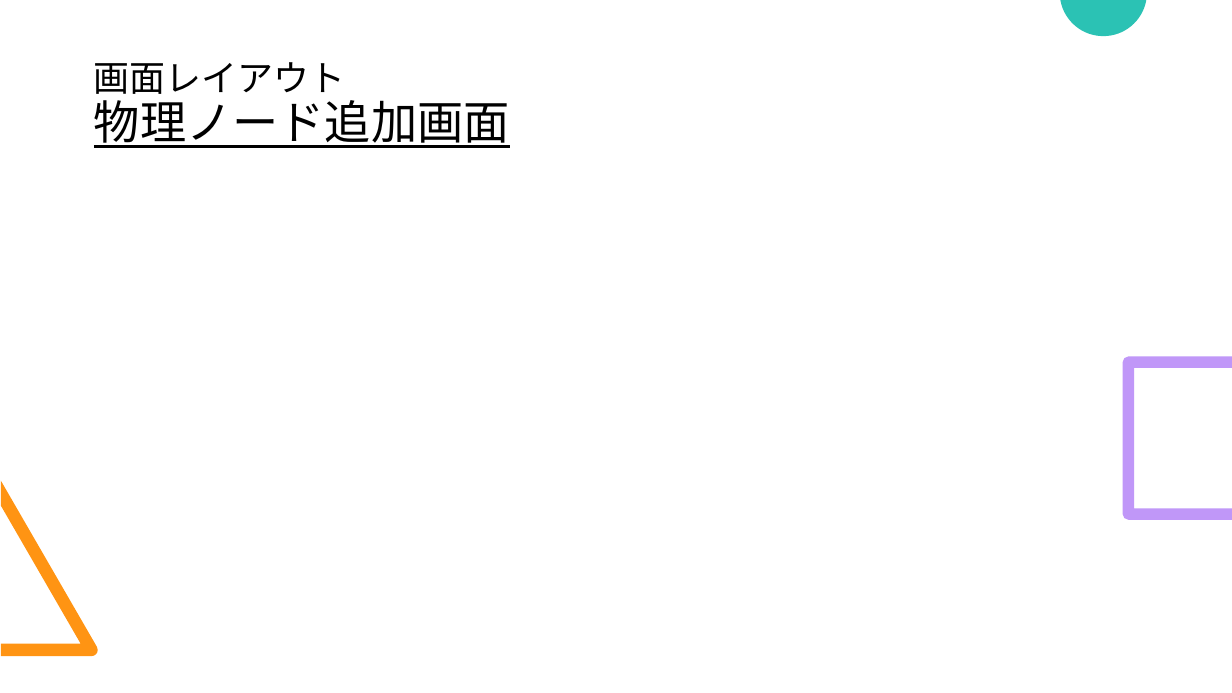
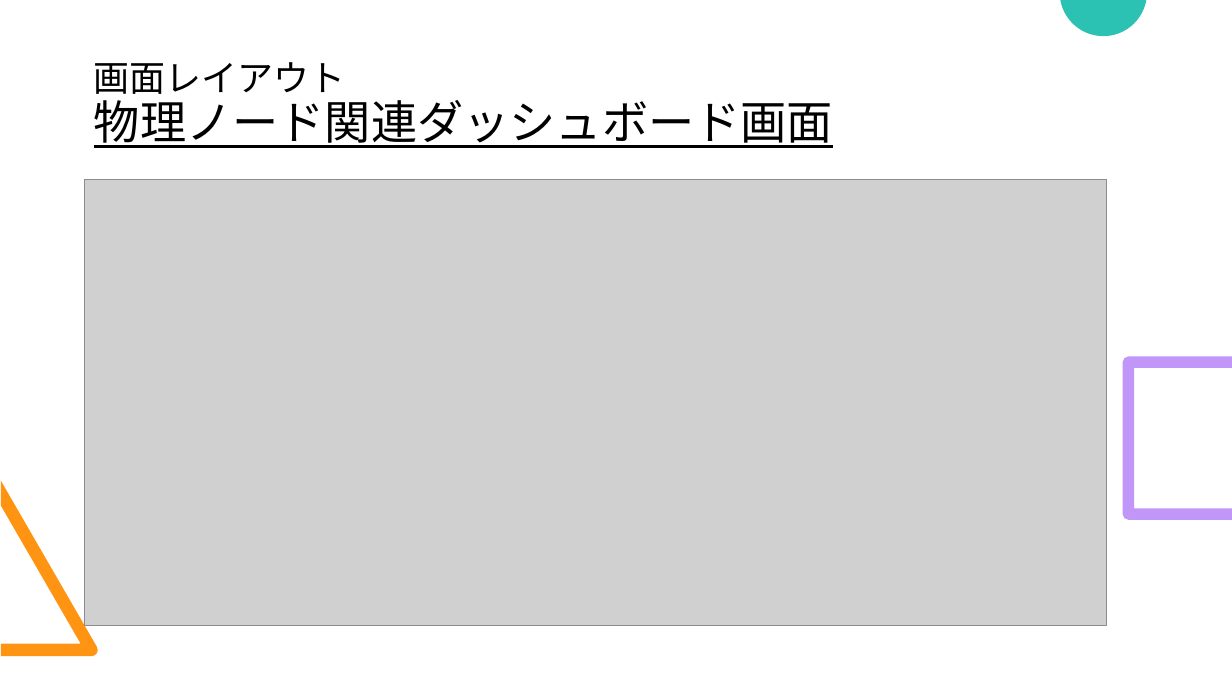
Before and after one commit to okkass/Kamata-Cloud-Infrastructure, a slide deck: slide 8 of docs/2025_0725_発表用スライド.pptx. Drawn at 1232x693 pixels with LibreOffice and Linux fonts; fonts in the diff are those of the drawing; grey boxes stand for pictures. Boxes give left, top, right and bottom in pixels: in the first picture for what was removed or moved away, otherwise in the second. Text is boxed around its words. In the diff, an @@ line names an element or a change of style, - is before the commit and + after.

Commit message:
スライド　更新　画像追加

```diff
--- a/docs/2025_0725_発表用スライド.pptx
+++ b/docs/2025_0725_発表用スライド.pptx
@@ title at [94, 62, 833, 148]: text changed @@
-画面レイアウト
-物理ノード追加画面
+画面レイアウト
+物理ノード関連ダッシュボード画面
@@ picture added at [85, 179, 1107, 626] @@
```
Also in this commit, not shown: 3 other slides changed.
